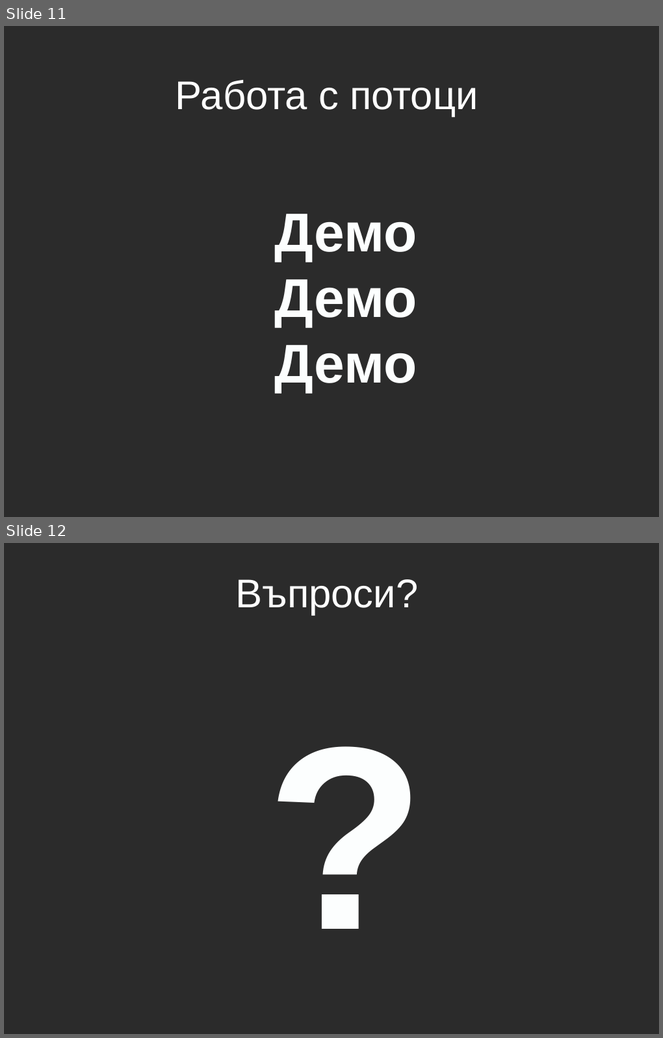
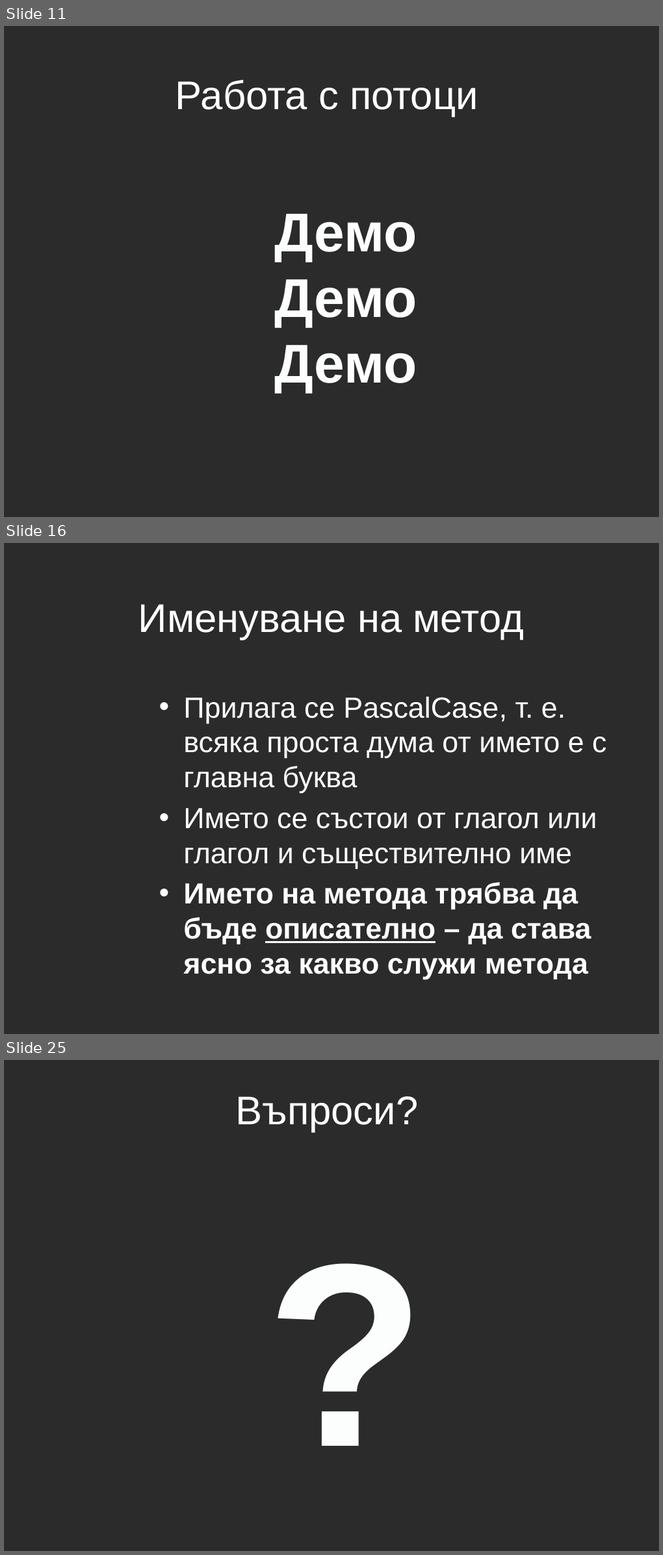
Before and after one commit to aslv/1300ruc, a slide deck: Lecture5/Lecture5.pptx. Shown one above the other, each under a label of ours: slides 11 and 12 before the commit, slides 11, 16 and 25 after it; the slides between them are not shown. The pictures are 663x1038 and 663x1555 pixels, drawn with LibreOffice and Linux fonts; fonts in the diff are those of the drawing; background and template pictures are left out; a plain dark background stands for a picture behind light text. Boxes give left, top, right and bottom in pixels: in the first picture for what was removed or moved away, otherwise in the second. Text is boxed around its words. In the diff, an @@ line names an element or a change of style, - is before the commit and + after.

```diff
--- a/Lecture5/Lecture5.pptx
+++ b/Lecture5/Lecture5.pptx
@@ slide 16 added at <box>4,543,659,1034</box>, background picture (left out) @@
@@ title added at <box>139,604,524,640</box>, 44 pt, text #FFFFFF @@
+Именуване на метод
@@ text added at <box>183,696,607,980</box>, 32 pt, text #FFFFFF @@
+• Прилага се PascalCase, т. е. всяка проста дума от името е с главна буква
+• Името се състои от глагол или глагол и съществително име
+• Името на метода трябва да бъде описателно – да става ясно за какво служи метода
@@ what was slide 12 is now slide 25 @@
```
Also in this commit, not shown: 12 other slides added.
